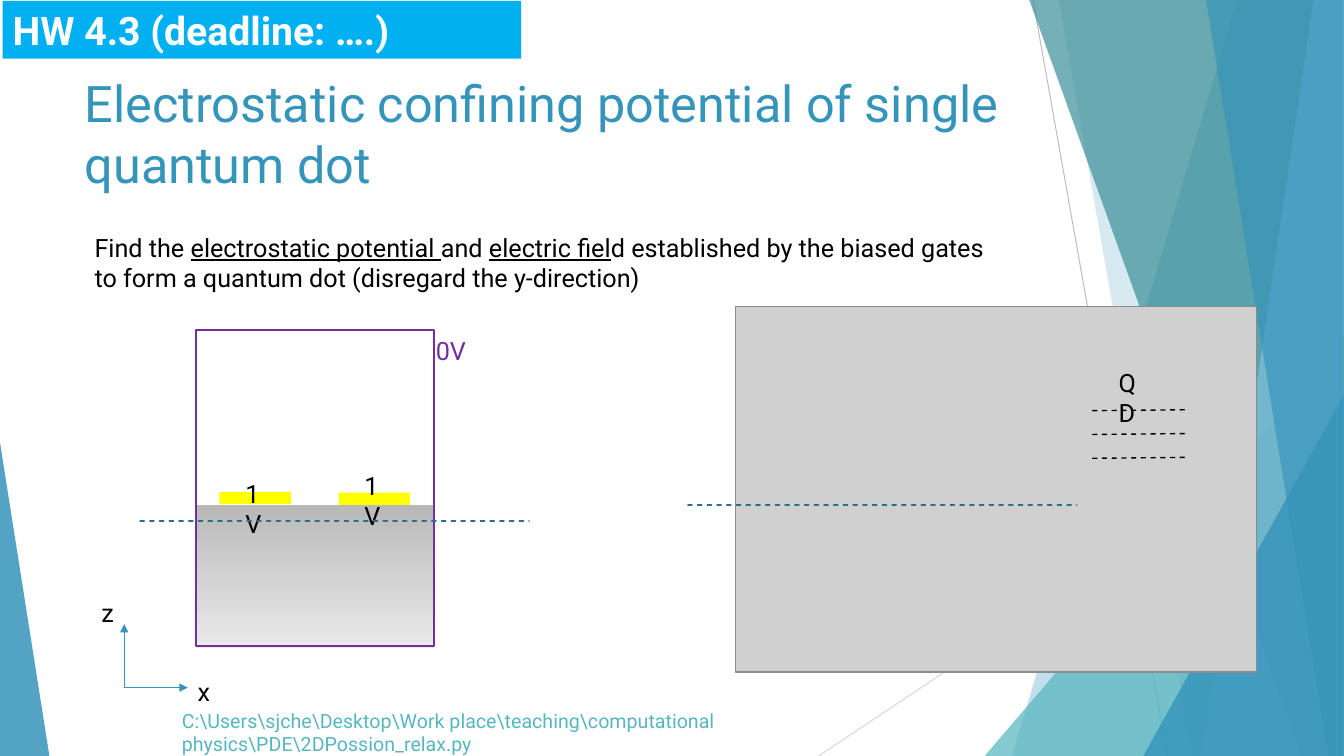
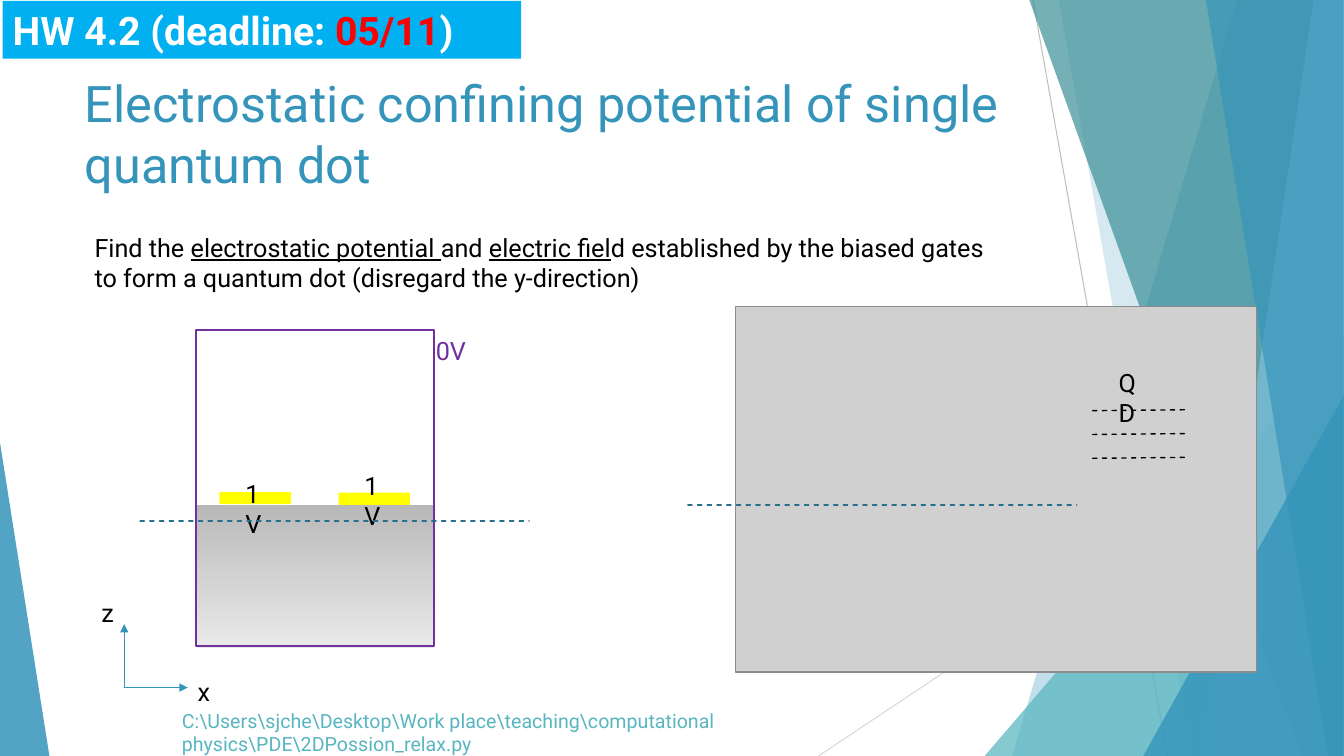
Before and after one commit to Wayne-4415/-, a slide deck: slide 42 of Partial differential equations (PDEs) 2021.pptx (slide 41 before the commit). Drawn at 1344x756 pixels with LibreOffice and Linux fonts; fonts in the diff are those of the drawing; grey boxes stand for pictures. Boxes give left, top, right and bottom in pixels: in the first picture for what was removed or moved away, otherwise in the second. Text is boxed around its words. In the diff, an @@ line names an element or a change of style, - is before the commit and + after.

```diff
--- a/Partial differential equations (PDEs) 2021.pptx
+++ b/Partial differential equations (PDEs) 2021.pptx
@@ text in rectangle at [13,14,453,54]: text changed @@
-HW 4.3 (deadline: ….)
+HW 4.2 (deadline: 05/11)
```
Also in this commit, not shown: 13 other slides changed, 6 slides added, 5 slides removed, 1 other file.
